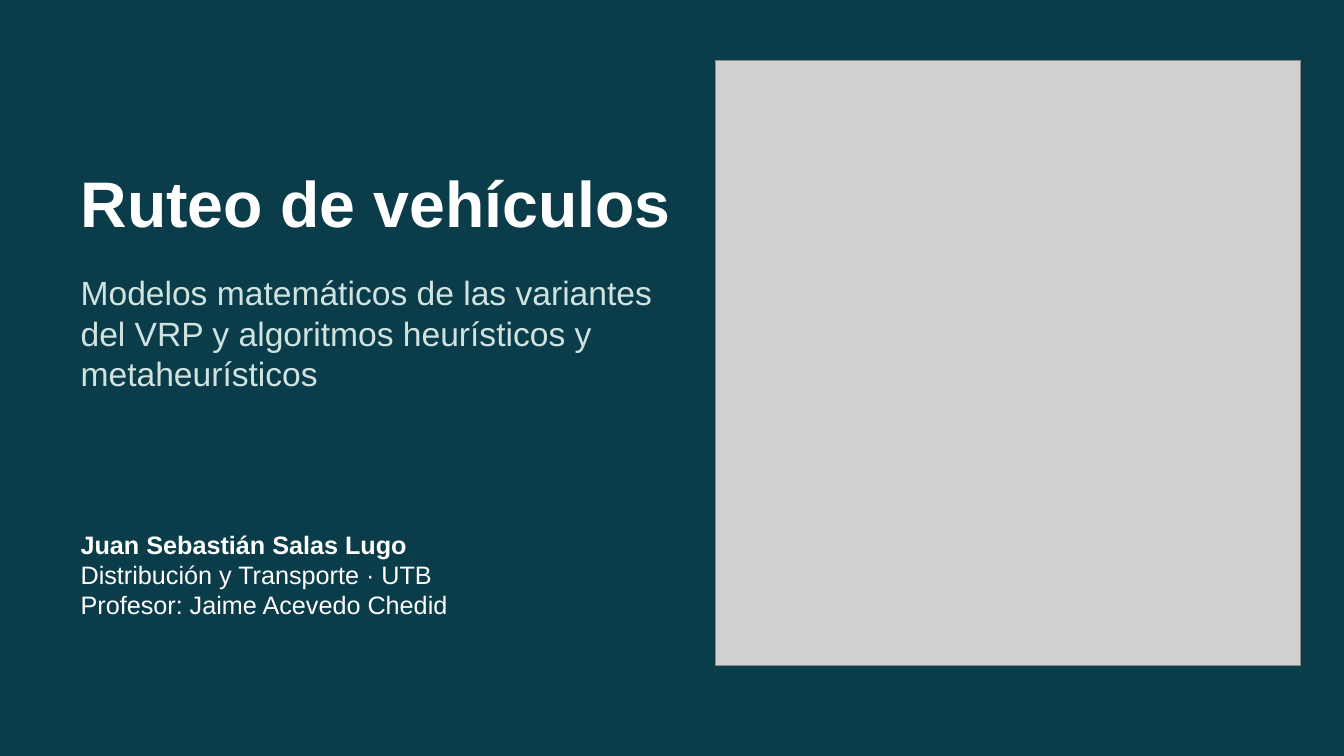
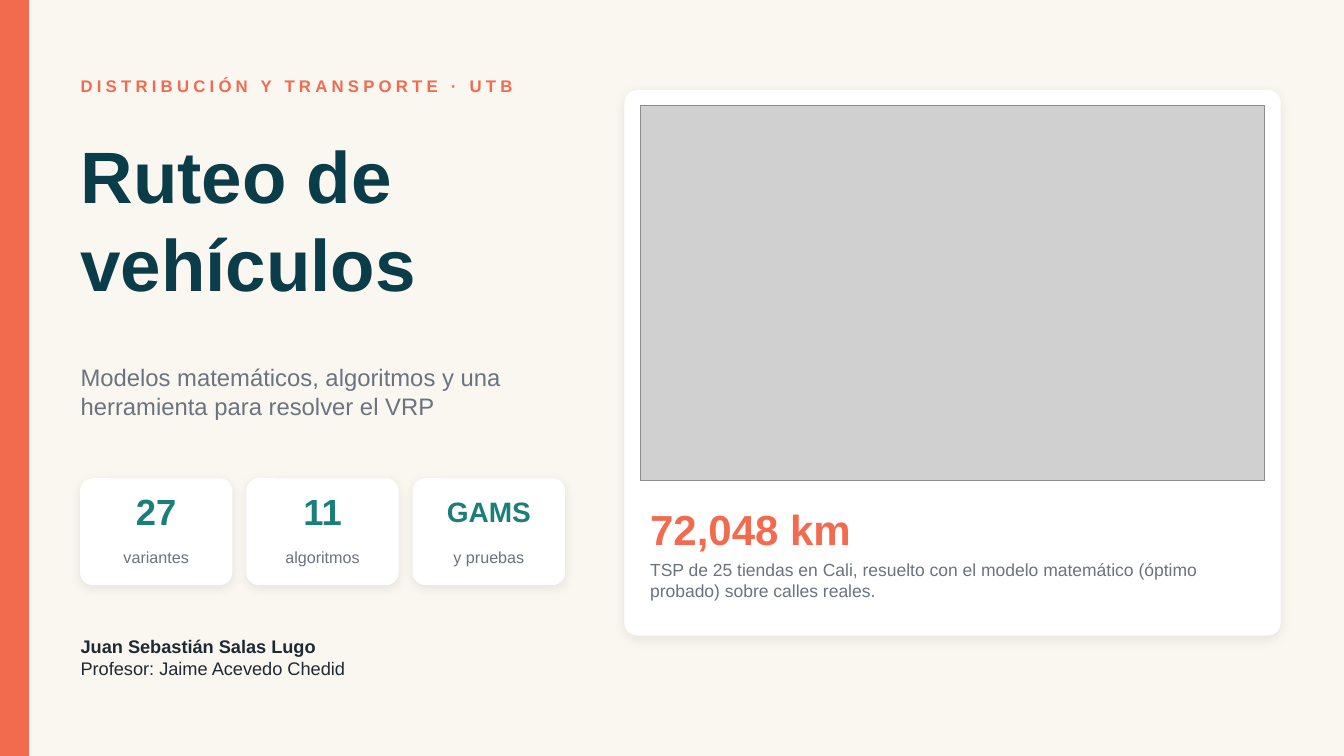
Before and after one commit to sebastianslg/grafosapp, a slide deck: slide 1 of Exposicion_Ruteo_de_Vehiculos.pptx. Drawn at 1344x756 pixels with LibreOffice and Linux fonts; fonts in the diff are those of the drawing; grey boxes stand for pictures. Boxes give left, top, right and bottom in pixels: in the first picture for what was removed or moved away, otherwise in the second. Text is boxed around its words. In the diff, an @@ line names an element or a change of style, - is before the commit and + after.

```diff
--- a/Exposicion_Ruteo_de_Vehiculos.pptx
+++ b/Exposicion_Ruteo_de_Vehiculos.pptx
@@ background #0B3C49 to #FAF7F0 @@
@@ rectangle added at (x1=0, y1=0, x2=28, y2=756), fill #F26B4F, outline #F26B4F 1 pt @@
@@ text added at (x1=81, y1=78, x2=513, y2=92), 12 pt, text #F26B4F, bold @@
+DISTRIBUCIÓN Y TRANSPORTE · UTB
@@ rounded rectangle added at (x1=625, y1=91, x2=1280, y2=635), fill #FFFFFF, outline #FFFFFF 0.75 pt @@
@@ picture resized from (x1=716, y1=60, x2=1301, y2=665) to (x1=640, y1=106, x2=1265, y2=481) @@
@@ text "Ruteo de" at (x1=81, y1=150, x2=416, y2=292): vertical alignment middle to top @@
@@ text at (x1=81, y1=150, x2=416, y2=292): text changed; size 46 to 52 pt; text colour #FFFFFF to #0B3C49 @@
-Ruteo de vehículos
+Ruteo de
+vehículos
@@ text removed at (x1=81, y1=280, x2=652, y2=387) @@
-Modelos matemáticos de las variantes del VRP y algoritmos heurísticos y metaheurísticos
@@ text added at (x1=81, y1=368, x2=501, y2=420), 17 pt, text #6B7280 @@
+Modelos matemáticos, algoritmos y una herramienta para resolver el VRP
@@ rounded rectangle added at (x1=81, y1=479, x2=232, y2=585), fill #FFFFFF, outline #FFFFFF 0.75 pt @@
@@ rounded rectangle added at (x1=247, y1=479, x2=398, y2=585), fill #FFFFFF, outline #FFFFFF 0.75 pt @@
@@ rounded rectangle added at (x1=413, y1=479, x2=565, y2=585), fill #FFFFFF, outline #FFFFFF 0.75 pt @@
@@ text added at (x1=136, y1=499, x2=176, y2=525), 26 pt, text #1B7F79, bold @@
+27
@@ text added at (x1=303, y1=500, x2=341, y2=525), 26 pt, text #1B7F79, bold @@
+11
@@ text added at (x1=447, y1=502, x2=531, y2=523), 20 pt, text #1B7F79, bold @@
+GAMS
@@ text added at (x1=650, y1=514, x2=851, y2=552), 30 pt, text #F26B4F, bold @@
+72,048 km
@@ text at (x1=81, y1=565, x2=431, y2=590): paragraph removed @@
-Distribución y Transporte · UTB
@@ text added at (x1=123, y1=551, x2=188, y2=563), 11.5 pt, text #6B7280 @@
+variantes
@@ text added at (x1=285, y1=551, x2=359, y2=567), 11.5 pt, text #6B7280 @@
+algoritmos
@@ text added at (x1=453, y1=551, x2=524, y2=567), 11.5 pt, text #6B7280 @@
+y pruebas
@@ text added at (x1=650, y1=563, x2=1197, y2=601), 12.5 pt, text #6B7280 @@
+TSP de 25 tiendas en Cali, resuelto con el modelo matemático (óptimo probado) sobre calles reales.
@@ text "Juan Sebastián Salas Lugo" moved from (x1=81, y1=535, x2=448, y2=615) to (x1=81, y1=639, x2=345, y2=675) @@
@@ text "Juan Sebastián Salas Lugo" at (x1=81, y1=639, x2=345, y2=675): size 18 to 13 pt, text colour #FFFFFF to #1F2933; vertical alignment middle to top @@
```
Also in this commit, not shown: 1 other file.
